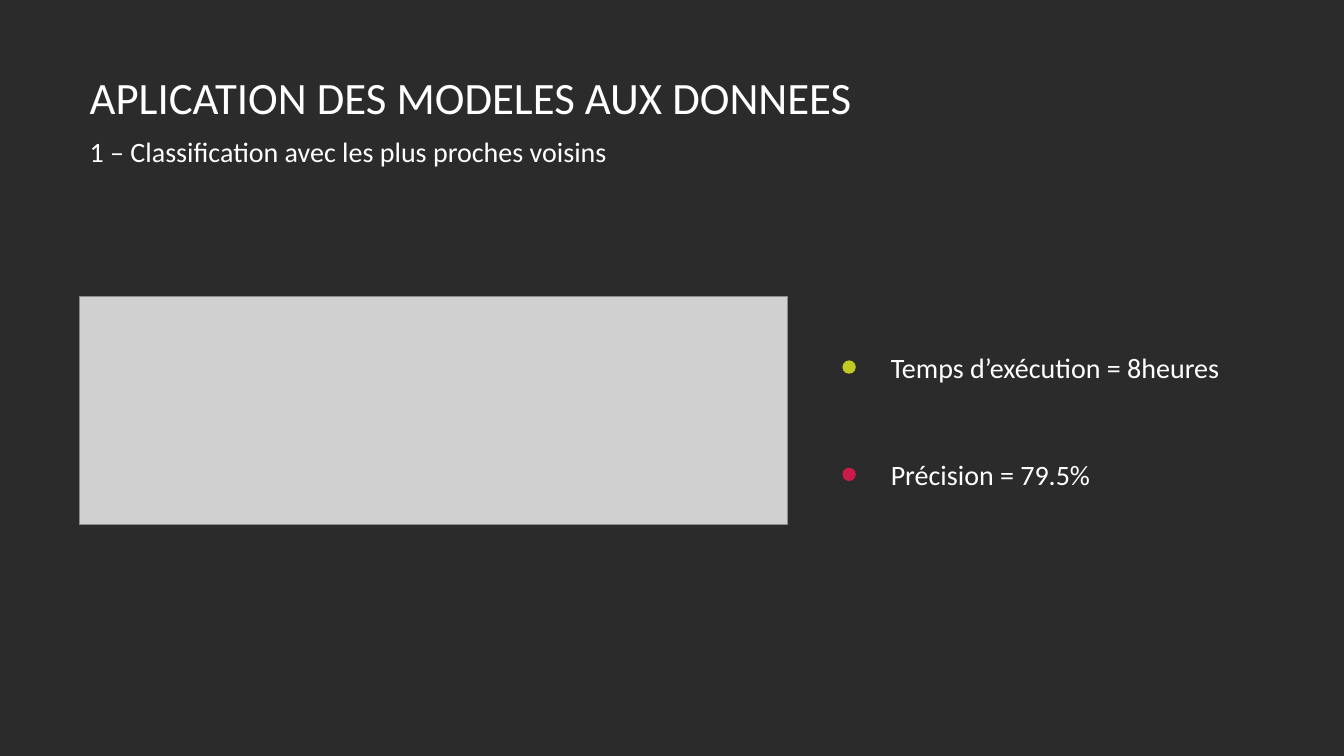
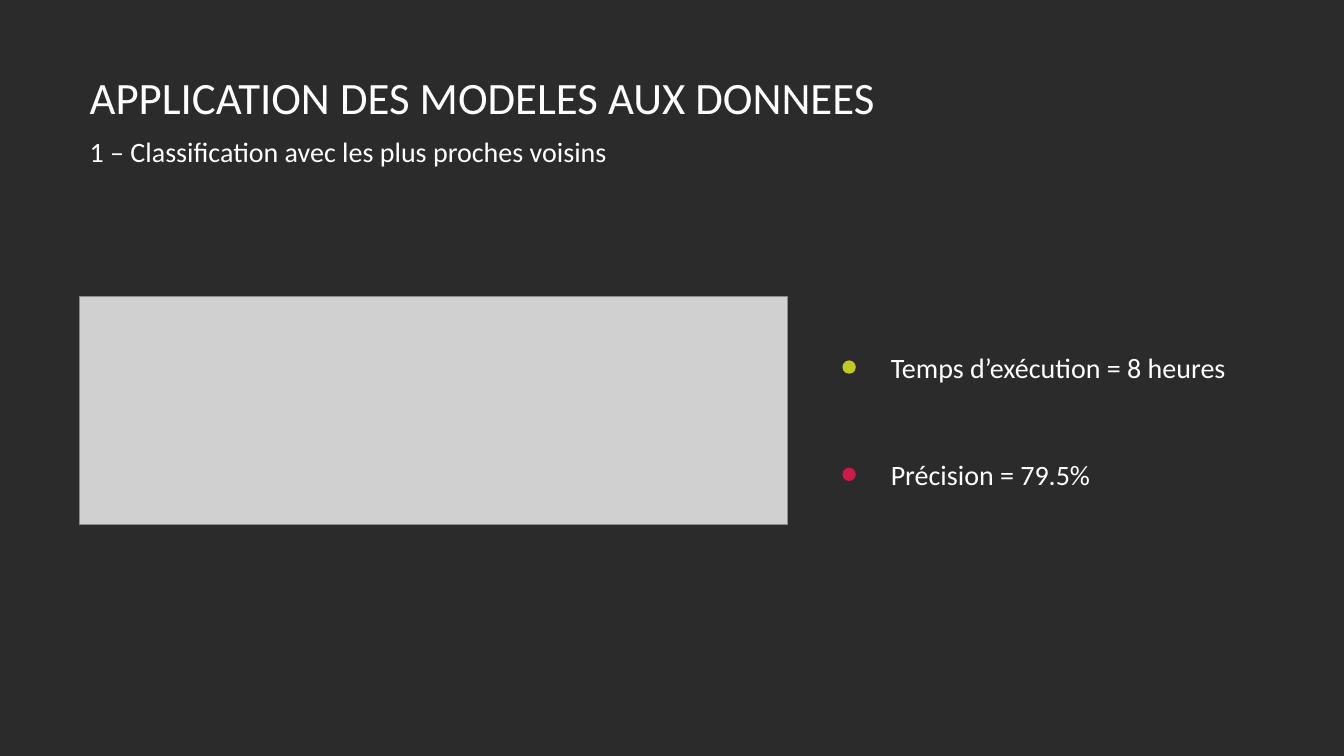
Before and after one commit to claponcet/DUT---IA-Detection-Cancer, a slide deck: slide 8 of Presentation.pptx. Drawn at 1344x756 pixels with LibreOffice and Linux fonts; fonts in the diff are those of the drawing; grey boxes stand for pictures; background and template pictures are left out; a plain dark background stands for a picture behind light text. Boxes give left, top, right and bottom in pixels: in the first picture for what was removed or moved away, otherwise in the second. Text is boxed around its words. In the diff, an @@ line names an element or a change of style, - is before the commit and + after.

```diff
--- a/Presentation.pptx
+++ b/Presentation.pptx
@@ text at (90, 85, 874, 115): text changed @@
-APLICATION DES MODELES AUX DONNEES
+APPLICATION DES MODELES AUX DONNEES
@@ text at (891, 358, 1226, 383): spaces changed @@
-Temps d’exécution = 8heures
+Temps d’exécution = 8 heures
```
Also in this commit, not shown: 2 other slides changed, 4 other files.
